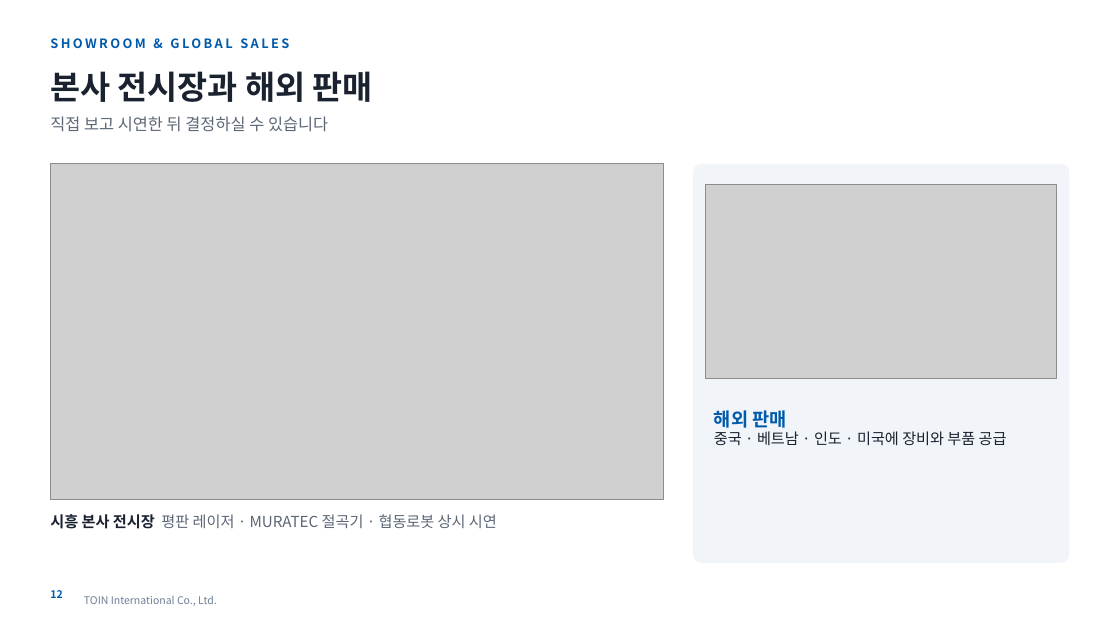
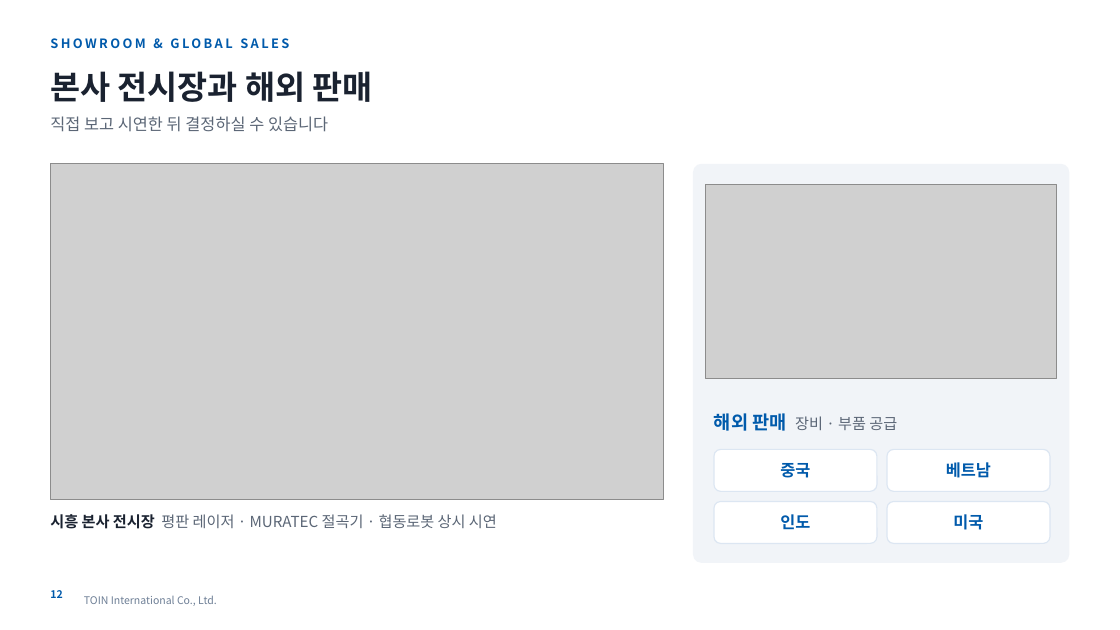
Before and after one commit to zeaus81/search, a slide deck: slide 12 of company_profile_2027/TOIN_회사소개서_2027_KR.pptx. Drawn at 1120x630 pixels with LibreOffice and Linux fonts; fonts in the diff are those of the drawing; grey boxes stand for pictures; background and template pictures are left out. Boxes give left, top, right and bottom in pixels: in the first picture for what was removed or moved away, otherwise in the second. Text is boxed around its words. In the diff, an @@ line names an element or a change of style, - is before the commit and + after.

```diff
--- a/company_profile_2027/TOIN_회사소개서_2027_KR.pptx
+++ b/company_profile_2027/TOIN_회사소개서_2027_KR.pptx
@@ text at [714, 413, 897, 431]: text changed; text colour #1A2230 to #5B6676 @@
-해외 판매
-중국 · 베트남 · 인도 · 미국에 장비와 부품 공급
+해외 판매 장비 · 부품 공급
@@ text "해외 판매 장비 · 부품 ..." at [714, 413, 897, 431]: vertical alignment top to middle @@
@@ rounded rectangle added at [714, 450, 877, 492], fill #FFFFFF, outline #DCE6F2 1 pt, 14 pt, text #005AAB, bold @@
+중국
@@ rounded rectangle added at [887, 450, 1050, 492], fill #FFFFFF, outline #DCE6F2 1 pt, 14 pt, text #005AAB, bold @@
+베트남
@@ rounded rectangle added at [714, 502, 877, 544], fill #FFFFFF, outline #DCE6F2 1 pt, 14 pt, text #005AAB, bold @@
+인도
@@ rounded rectangle added at [887, 502, 1050, 544], fill #FFFFFF, outline #DCE6F2 1 pt, 14 pt, text #005AAB, bold @@
+미국
```
Also in this commit, not shown: 2 other slides changed, 1 other file.
